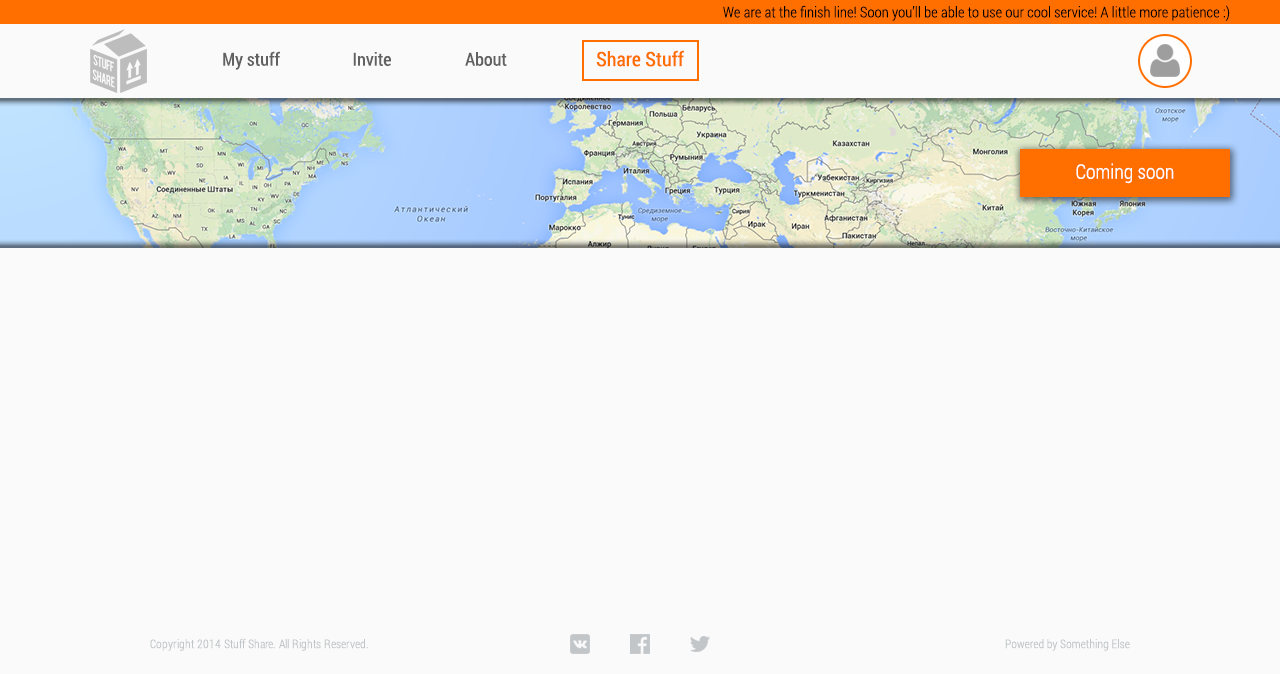
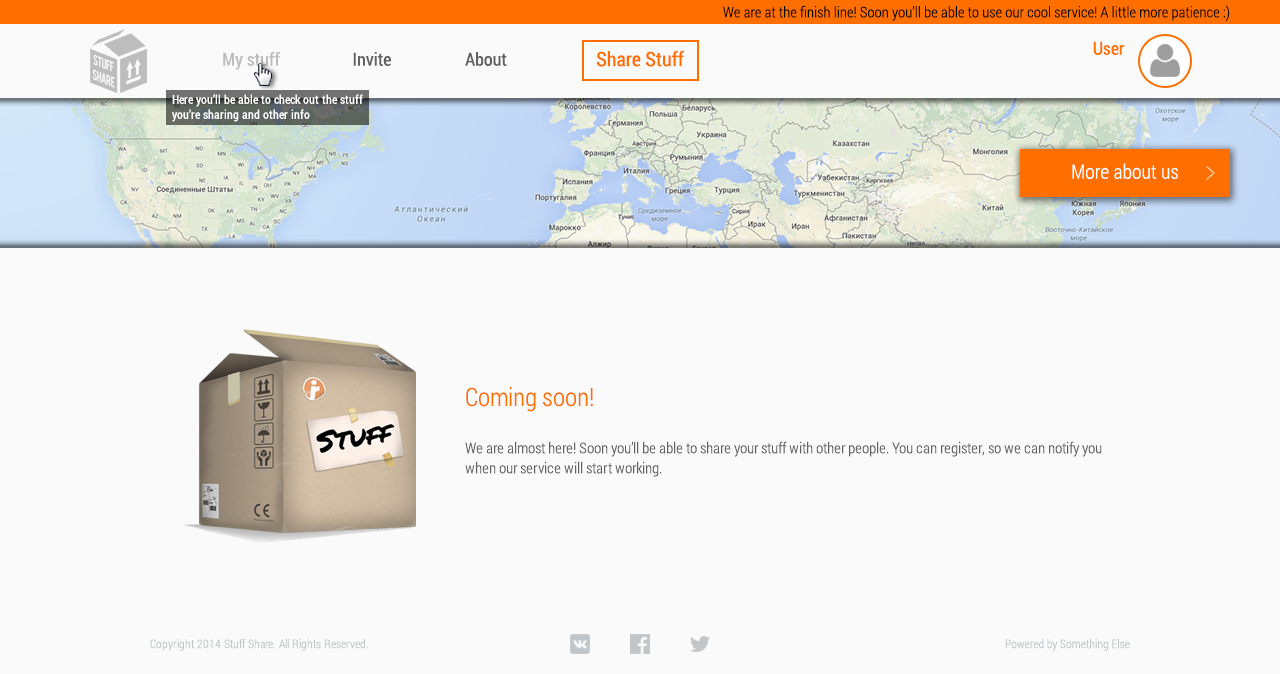
The second 1280 × 674 image is a revision of the first. Changes to its layers:
added group "Tutorial" with 3 layers above "Header Signed out_alt" over [166,63,369,125]
added layer "Here you’ll be able to check out the stuff you’re sharing and o" in group "Tutorial" over [172,94,363,122]
added layer "Rectangle 1" (55%) in group "Tutorial" over [166,90,369,125]
added layer "cursor copy 2" in group "Tutorial" over [254,63,272,86]
painted on "My stuff" (1st of 2, in "Header Signed out_alt") over [223,51,280,70]
added layer "User" in group "Header Signed out_alt" over [1093,41,1125,55]
painted on "More stuff" over [1072,163,1179,184]
showed "Arrow" over [1206,166,1215,180]
added group "Box" with 2 layers in group "Details" over [184,329,417,543]
added layer "Box picture" in group "Box" over [199,329,416,533]
added layer "Shadow" (25%) in group "Box" over [184,524,417,543]
added layer "Coming soon!" in group "Details" over [466,386,593,412]
added layer "We are almost here! Soon you’ll be able to share your stuff wit" in group "Details" over [465,441,1102,477]
